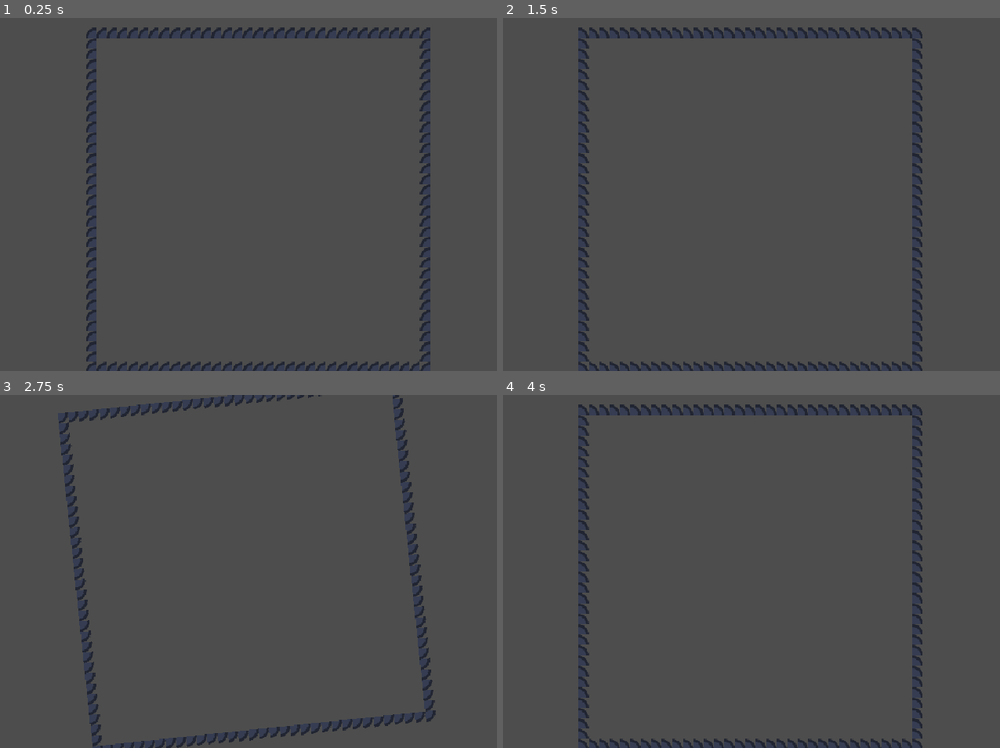
Above: before the commit, frames 1-4 (two rows, left to right).
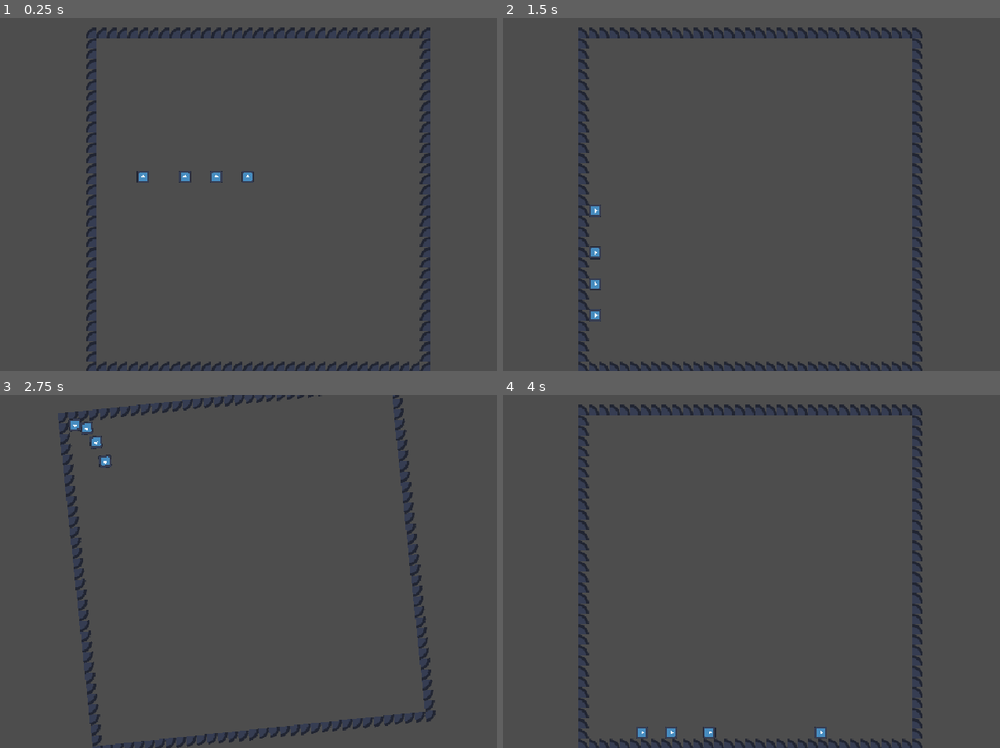
Above: after the commit, the same moments.

Repository: DIceEvYo/GnomewardsLair
Game: Godot game, scene res://scenes/game.tscn
The game is run twice, just before and just after one commit, with the same random seed, the same clock (stepped at 60 frames per second) and the same inputs. The engine's default icon, where the game draws it, is replaced by a stand-in: a white triangle on a blue panel in a dark square.
Inputs:
- Up to frame 1 (0.25 s): no input
- Up to frame 2 (1.5 s): hold D (rotate_right) from 0.53 s (still down)
- Up to frame 3 (2.75 s): tap Enter at 2 s; release D (rotate_right) at 2.03 s; hold A (rotate_left) from 2.03 s (still down)
- Up to frame 4 (4 s): release A (rotate_left) at 2.78 s; hold D (rotate_right) from 2.78 s (still down)

The runs differ from the first frame. In frame 1, 0.2% of the frame differs, in the area x 27-52%, y 43-47%; in frame 2, 0.2%; in frame 3, 0.2%, in the area x 13-23%, y 6-21%; in frame 4, 0.2%.

Commit message:
implemented player and spawn mechanics for them adjusted player layers so that other player_slimes aren't considered moving platforms created a player spawn tiles for the map, which are then used by MapContainer to spawn players added friction on player so that they don't slide too much

Diff:
--- a/project.godot
+++ b/project.godot
@@ -36,6 +36,10 @@
 ]
 }
 
+[layer_names]
+
+2d_physics/layer_2="player"
+
 [rendering]
 
 renderer/rendering_method="gl_compatibility"
--- a/scenes/level_1.tscn
+++ b/scenes/level_1.tscn
@@ -1,6 +1,7 @@
-[gd_scene load_steps=4 format=4 uid="uid://bmp8rw2vbwqin"]
+[gd_scene load_steps=6 format=4 uid="uid://bmp8rw2vbwqin"]
 
 [ext_resource type="Texture2D" uid="uid://pp16p10q57vf" path="res://icon.svg" id="1_014kd"]
+[ext_resource type="PackedScene" uid="uid://b8onvyhjlk33y" path="res://scenes/player_slime_spawn_tile.tscn" id="2_bswci"]
 
 [sub_resource type="TileSetAtlasSource" id="TileSetAtlasSource_bswci"]
 texture = ExtResource("1_014kd")
@@ -70,10 +71,14 @@
 6:7/0 = 0
 7:7/0 = 0
 
+[sub_resource type="TileSetScenesCollectionSource" id="TileSetScenesCollectionSource_rus8k"]
+scenes/1/scene = ExtResource("2_bswci")
+
 [sub_resource type="TileSet" id="TileSet_rus8k"]
 physics_layer_0/collision_layer = 1
 sources/0 = SubResource("TileSetAtlasSource_bswci")
+sources/1 = SubResource("TileSetScenesCollectionSource_rus8k")
 
 [node name="Level1" type="TileMapLayer"]
-tile_map_data = PackedByteArray("AAAOAAAAAAAAAAAAAAAOACAAAAA …(1984 unchanged characters)… AAAAAAAAgAB4AAAAAAAAAAAAgAB8AAAAAAAAAAAA=")
+tile_map_data = PackedByteArray("AAAOAAAAAAAAAAAAAAAOACAAAAA …(1984 unchanged characters)… AAAAAAAAgAB4AAAAAAAAAAAAgAB8AAAAAAAAAAAAFAAwAAQAAAAAAAQAJAAwAAQAAAAAAAQAMAAwAAQAAAAAAAQAPAAwAAQAAAAAAAQA=")
 tile_set = SubResource("TileSet_rus8k")
--- a/scenes/player_slime.tscn
+++ b/scenes/player_slime.tscn
@@ -6,6 +6,9 @@
 [sub_resource type="RectangleShape2D" id="RectangleShape2D_531f3"]
 
 [node name="PlayerSlime" type="CharacterBody2D"]
+collision_layer = 2
+collision_mask = 3
+platform_floor_layers = 4294967293
 script = ExtResource("1_531f3")
 
 [node name="CollisionShape2D" type="CollisionShape2D" parent="."]
--- /dev/null
+++ b/scenes/player_slime_spawn_tile.tscn
@@ -0,0 +1,3 @@
+[gd_scene format=3 uid="uid://b8onvyhjlk33y"]
+
+[node name="PlayerSlimeSpawnTile" type="Marker2D"]
--- a/scripts/map_rotater.gd
+++ b/scripts/map_rotater.gd
@@ -10,6 +10,7 @@
 # used to prevent spam rotation
 var ignore_input := false
 
+var player_slime_scene: PackedScene = preload("res://scenes/player_slime.tscn")
 
 func _ready() -> void:
 	current_level = levels[0].instantiate()
@@ -17,6 +18,13 @@
 	# 32x32 tilemap with 16x16 tiles = 512x512.
 	# all maps should be 32x32 to remain centered/on screen.
 	current_level.position = Vector2(-256, -256)
+
+	var spawn_tile_coords: Array[Vector2i] = current_level.get_used_cells_by_id(1)
+	for i in spawn_tile_coords.size():
+		var player_slime: CharacterBody2D = player_slime_scene.instantiate()
+		add_child(player_slime)
+		# this is quite the wombo combo, not pretty but it gets the job done
+		player_slime.global_position = current_level.to_global(current_level.map_to_local(spawn_tile_coords[i]))
 
 
 func _input(event: InputEvent) -> void:
--- a/scripts/player_slime.gd
+++ b/scripts/player_slime.gd
@@ -6,4 +6,6 @@
 	if not is_on_floor():
 		velocity += get_gravity() * delta
 
+	velocity.move_toward(Vector2.ZERO, delta)
+
 	move_and_slide()
